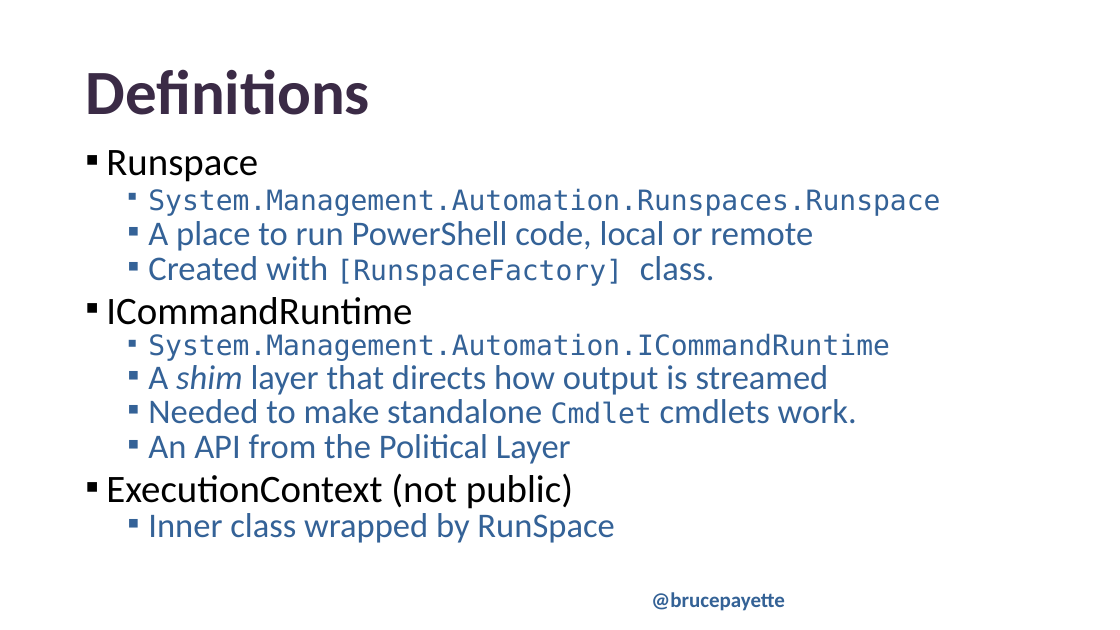
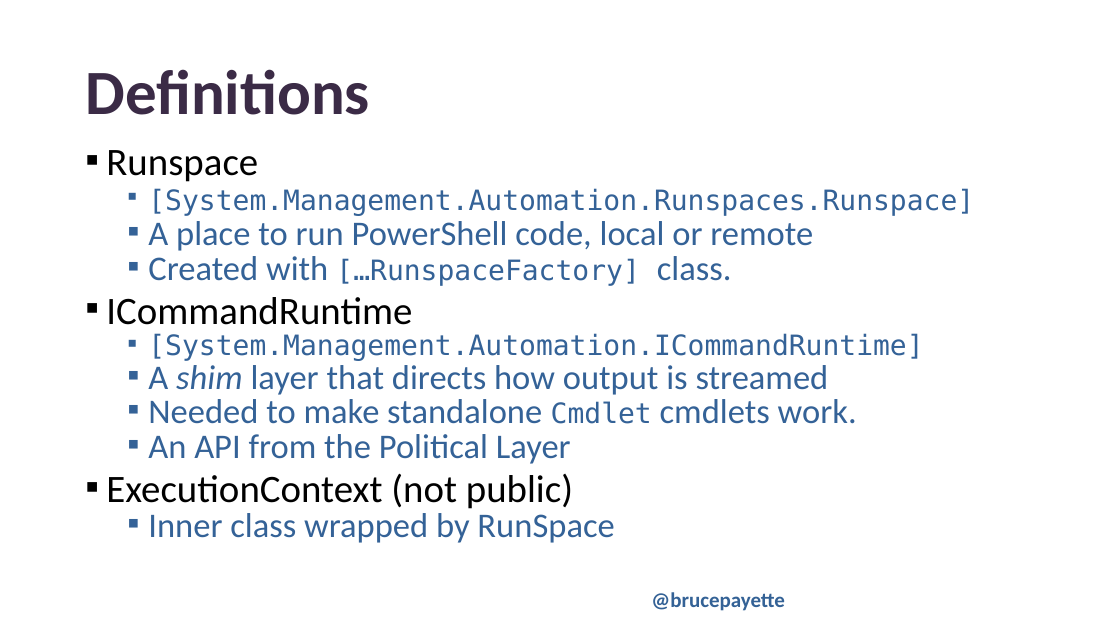
Before and after one commit to BrucePay/PSConfEU2024, a slide deck: slide 9 of payette_2024_closures.pptx. Drawn at 1120x630 pixels with LibreOffice and Linux fonts; fonts in the diff are those of the drawing; background and template pictures are left out. Boxes give left, top, right and bottom in pixels: in the first picture for what was removed or moved away, otherwise in the second. Text is boxed around its words. In the diff, an @@ line names an element or a change of style, - is before the commit and + after.

Commit message:
Updated with the final changes for the talk.

```diff
--- a/payette_2024_closures.pptx
+++ b/payette_2024_closures.pptx
@@ text at (148,188,974,216): text changed @@
-  ▪ System.Management.Automation.Runspaces.Runspace
+  ▪ [System.Management.Automation.Runspaces.Runspace]
@@ text at (148,256,732,286): text changed; size 29.6 to 24.1 pt; font Calibri to DejaVu Sans Mono @@
-  ▪ Created with [RunspaceFactory] class.
+  ▪ Created with […RunspaceFactory] class.
@@ text at (148,333,923,361): text changed @@
-  ▪ System.Management.Automation.ICommandRuntime
+  ▪ [System.Management.Automation.ICommandRuntime]
```
Also in this commit, not shown: 2 other slides changed, 3 slides added, 1 other file.
